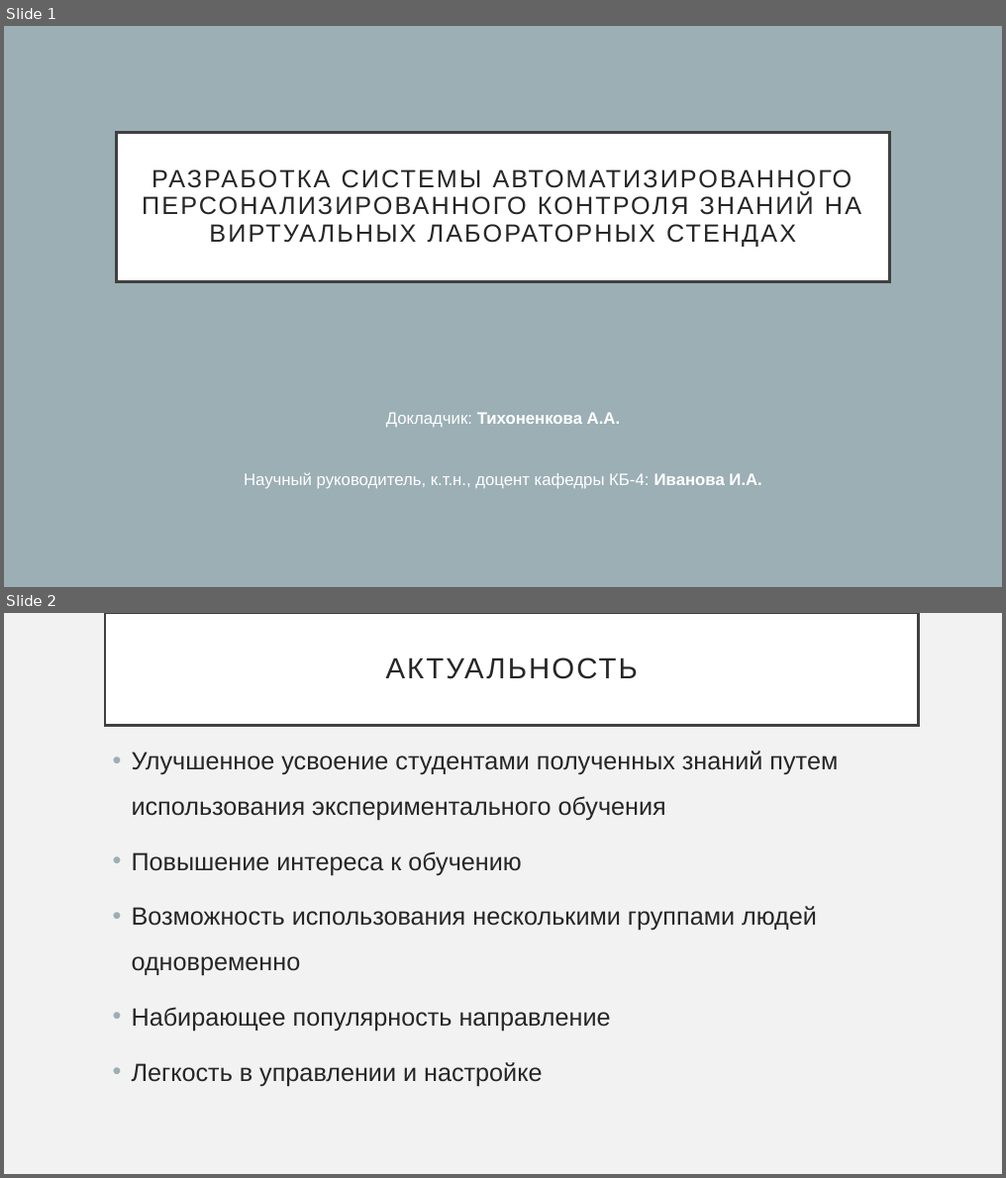
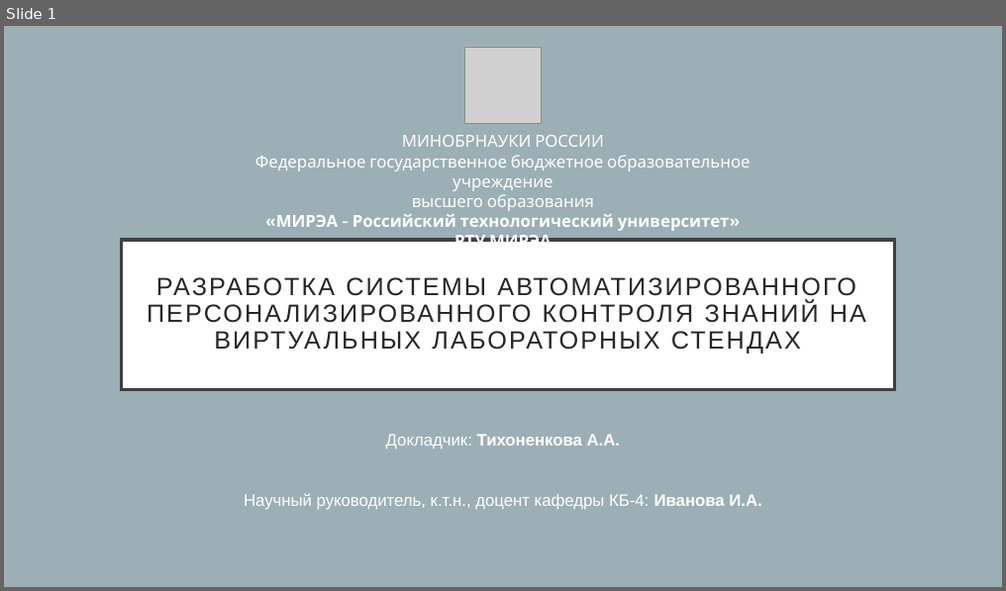
Before and after one commit to PolMarzia/diplom, a slide deck: Prez.pptx. Shown one above the other, each under a label of ours: slides 1 and 2 before the commit, slide 1 after it. The pictures are 1006x1178 and 1006x591 pixels, drawn with LibreOffice and Linux fonts; fonts in the diff are those of the drawing; grey boxes stand for pictures. Boxes give left, top, right and bottom in pixels: in the first picture for what was removed or moved away, otherwise in the second. Text is boxed around its words. In the diff, an @@ line names an element or a change of style, - is before the commit and + after.

```diff
--- a/Prez.pptx
+++ b/Prez.pptx
@@ slide 2 removed at [4, 613, 1002, 1174], background #F2F2F2 @@
@@ title removed at [105, 613, 919, 726] @@
-АКТУАЛЬНОСТЬ
@@ text removed at [132, 751, 838, 1086] @@
-• Улучшенное усвоение студентами полученных знаний путем использования экспериментального обучения
-• Повышение интереса к обучению
-• Возможность использования несколькими группами людей одновременно
-• Набирающее популярность направление
-• Легкость в управлении и настройке
@@ slide 1 changed as well @@
@@ picture added at [464, 47, 541, 123] @@
@@ text added at [255, 135, 749, 242], 16 pt, text #FFFFFF @@
+МИНОБРНАУКИ РОССИИ
+Федеральное государственное бюджетное образовательное учреждение
+высшего образования
+«МИРЭА - Российский технологический университет»
+РТУ МИРЭА
@@ title "РАЗРАБОТКА СИСТЕМЫ АВТОМАТИЗИРОВАННОГО ПЕРСОНАЛИЗИРОВАННОГО  ...": place and size @@
-title "РАЗРАБОТКА СИСТЕМЫ АВТОМАТИЗИРОВАННОГО ПЕРСОНАЛИЗИРОВАННОГО  ..." at [117, 132, 890, 282]
+title "РАЗРАБОТКА СИСТЕМЫ АВТОМАТИЗИРОВАННОГО ПЕРСОНАЛИЗИРОВАННОГО  ..." at [122, 240, 894, 390]
@@ subtitle "Докладчик: Тихоненкова А.А.": place and size @@
-subtitle "Докладчик: Тихоненкова А.А." at [244, 412, 761, 489]
+subtitle "Докладчик: Тихоненкова А.А." at [244, 434, 761, 510]
```
Also in this commit, not shown: 13 other slides changed, 3 other files.
